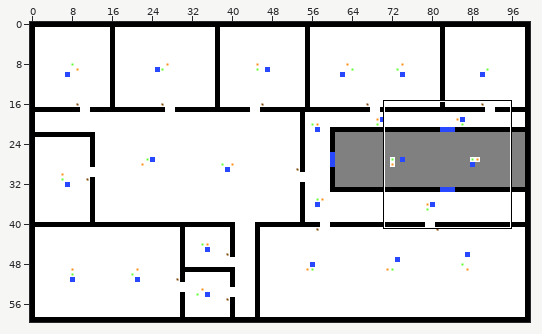
An edit to a level. Tiled map, maps/map.tmx. Above: a wide view before the commit, with the close-up outlined.
Close-up. Earlier state:
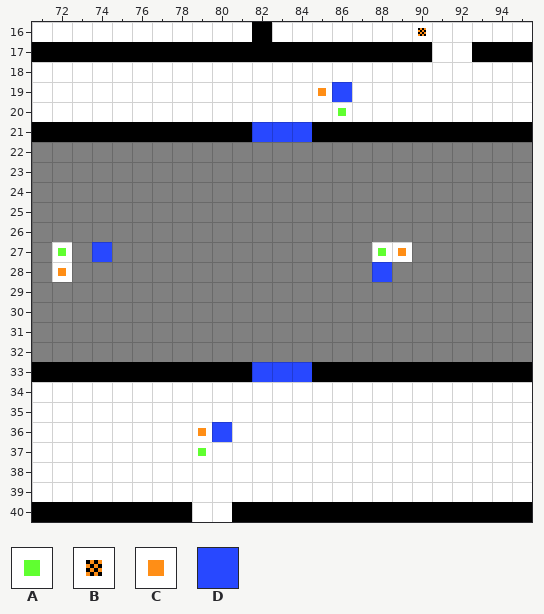
Cells are 10x10 px. Shown: x 71..95, y 16..40. The commit also changed other parts of the map, which this record leaves out.
Key: from "tiles": A 0 "chem_sensor", B 4 "fire_manual", C 5 "fire_sensor", D 8 "veil_working".
_ is an empty cell.
Layers that did not change in this view are not listed.
Layer "Objects_tiles" before, first column x 71:
16 ___________________B_____
17 _________________________
18 _________________________
19 ______________CD_________
20 _______________A_________
21 ___________DDD___________
22 _________________________
23 _________________________
24 _________________________
25 _________________________
26 _________________________
27 _A_D_____________AC______
28 _C_______________D_______
29 _________________________
30 _________________________
31 _________________________
32 _________________________
33 ___________DDD___________
34 _________________________
35 _________________________
36 ________CD_______________
37 ________A________________
38 _________________________
39 _________________________
40 _________________________
Once edited:
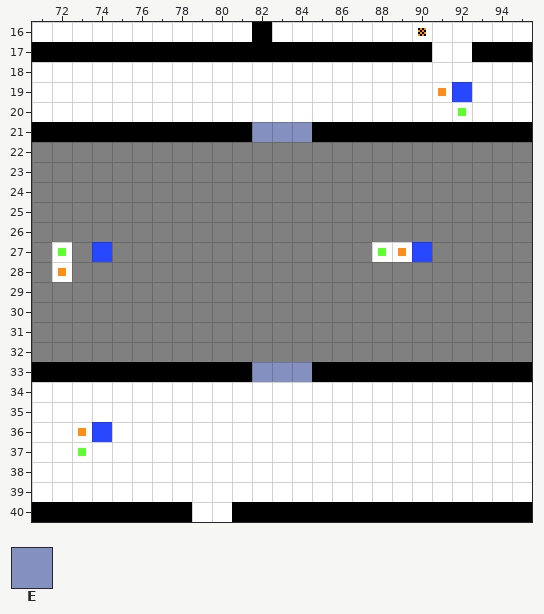
Further tiles: from "tiles": E 7 "veil".
See-through tiles are keyed as they look on the map.
The author wrote: veils now working! needs some optimization work.
The exact change:
Changed rows in their new state; . is an unchanged cell.
Layer "Effects":
first column x 82:
21 EEE
first column x 82:
33 EEE
Layer "Objects_tiles":
first column x 82:
19 ...__....CD
20 ...._.....A
21 ___........
first column x 88:
27 ..D
28 _..
first column x 73:
33 .........___
36 CD....__....
37 A....._.....
Boxes around the changes in both close-ups, in picture pixels (x1, y1, x2, y2):
removed: (318, 82, 352, 116)
added: (438, 82, 472, 116)
changed: (252, 122, 312, 142)
added: (412, 242, 432, 262)
removed: (372, 262, 392, 282)
changed: (252, 362, 312, 382)
added: (78, 422, 112, 456)
removed: (198, 422, 232, 456)
